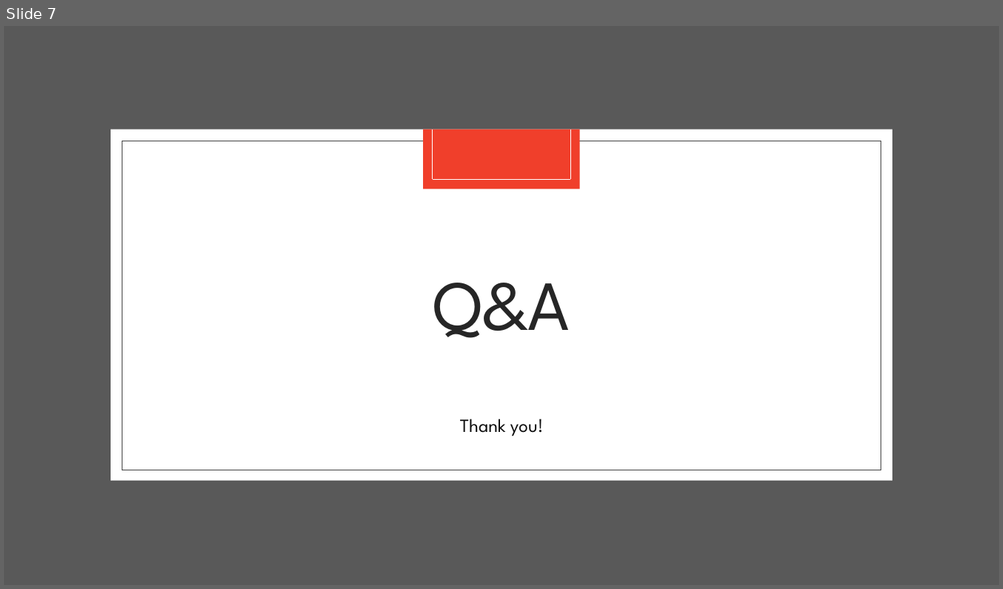
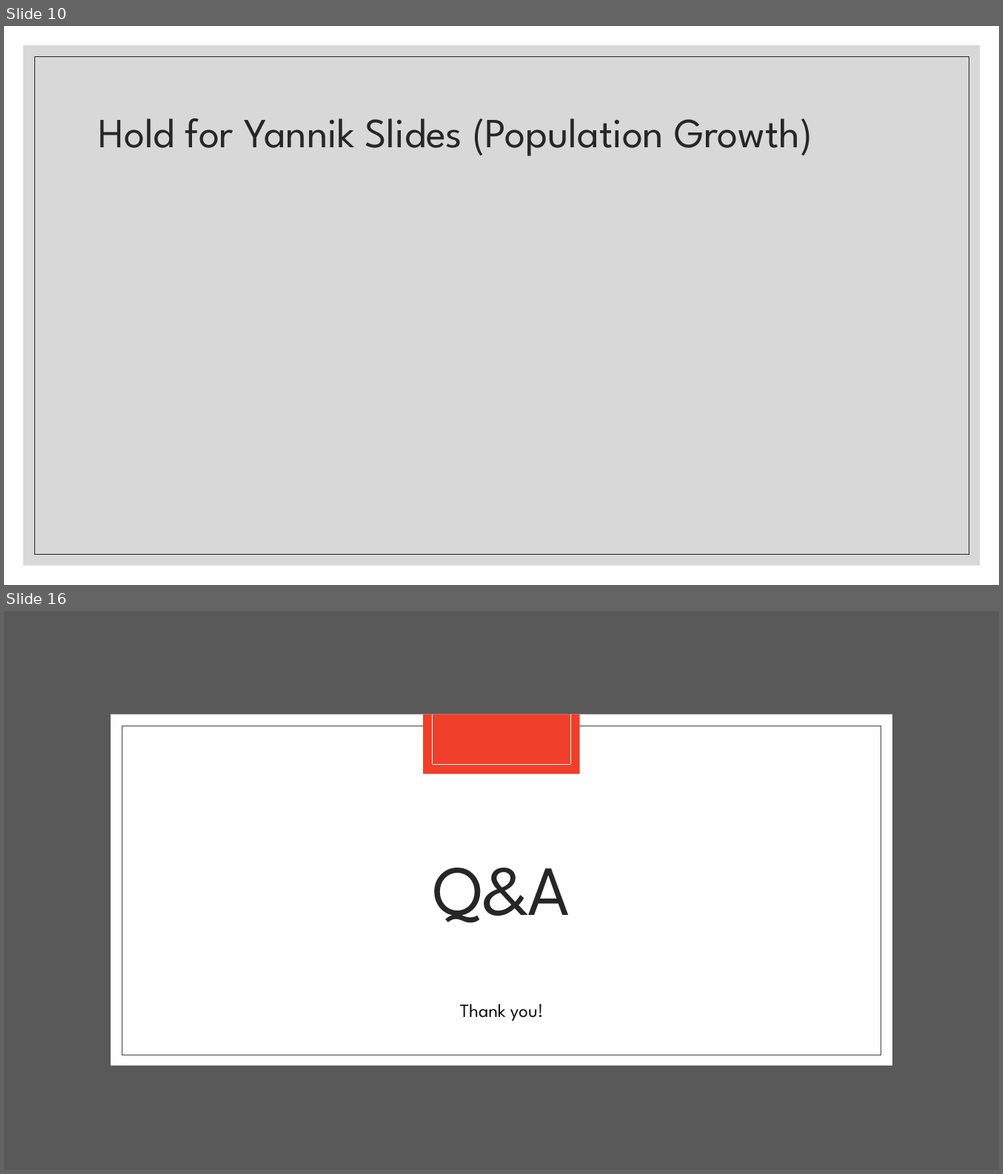
Before and after one commit to yanthedeveloper/Project1, a slide deck: Project 1 Div 101 Updated Slides.pptx. Shown one above the other, each under a label of ours: slide 7 before the commit, slides 10 and 16 after it; the slides between them are not shown. The pictures are 1003x589 and 1003x1174 pixels, drawn with LibreOffice and Linux fonts; fonts in the diff are those of the drawing. Boxes give left, top, right and bottom in pixels: in the first picture for what was removed or moved away, otherwise in the second. Text is boxed around its words. In the diff, an @@ line names an element or a change of style, - is before the commit and + after.

```diff
--- a/Project 1 Div 101 Updated Slides.pptx
+++ b/Project 1 Div 101 Updated Slides.pptx
@@ slide 10 added at (4, 26, 999, 585), background #FFFFFF @@
@@ rectangle added at (23, 45, 980, 566), fill #BFBFBF at 60% opacity @@
@@ rectangle added at (34, 56, 969, 555), outline #262626 0.5 pt @@
@@ title added at (99, 118, 812, 156), 40 pt, text #262626 @@
+Hold for Yannik Slides (Population Growth)
@@ what was slide 7 is now slide 16 @@
```
Also in this commit, not shown: 2 slides changed, 15 other slides added, 3 slides removed, 1 other file.
